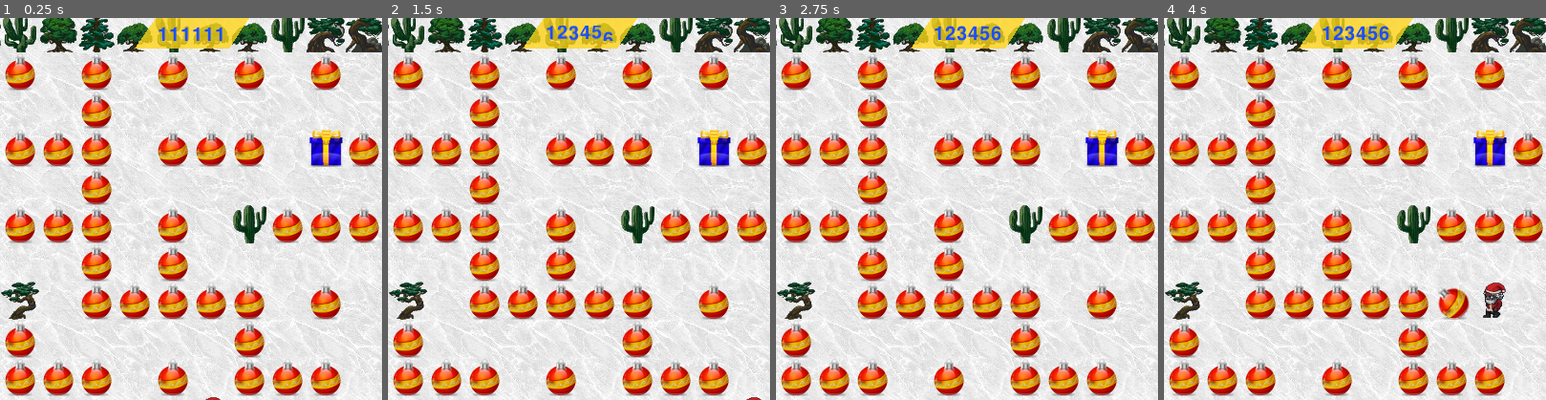
Above: before the commit, frames 1-4 (left to right).
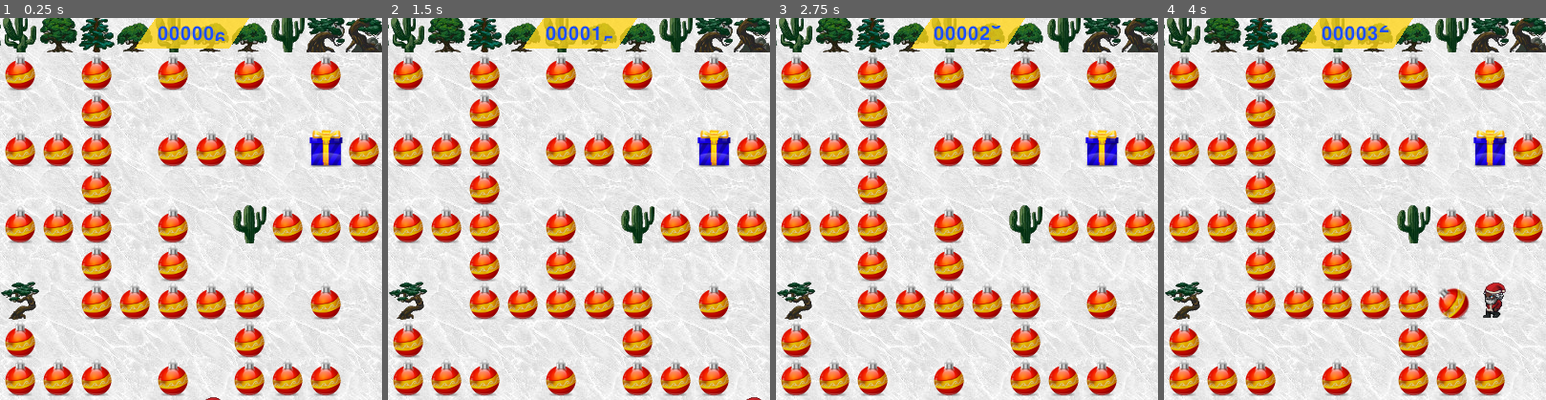
Above: after the commit, the same moments.

Repository: abasty/pingoo
Game: Godot game, scene res://test.tscn
Two runs of this game, one before a commit and one after it. Both use one fixed random seed, a clock stepped at 60 frames per second and the inputs below.
Inputs:
- Up to frame 1 (0.25 s): no input
- Up to frame 2 (1.5 s): hold Right (ui_right) 0.53-1.28 s; tap Space at 0.77 s; hold Down (ui_down) from 1.28 s (still down)
- Up to frame 3 (2.75 s): tap Space at 1.52 s; release Down (ui_down) at 2.03 s; hold Right (ui_right) from 2.03 s (still down)
- Up to frame 4 (4 s): tap Enter at 2.75 s; release Right (ui_right) at 2.78 s; hold Up (ui_up) 2.78-3.53 s; tap Space at 3.02, 3.77 s; hold Left (ui_left) from 3.53 s (still down)
The pictures show only the part of the screen within x 25-75%, y 0-50%; the shares and areas given below are measured in that part.

The runs differ from the first frame. In frame 1, 0.5% of the frame differs, in the area x 41-60%, y 2-6%; in frame 2, 0.4%; in frame 3, 0.4%; in frame 4, 0.4%.

Commit message:
Changed score animation

Diff:
--- a/score.gd
+++ b/score.gd
@@ -2,7 +2,7 @@
 
 @onready var digits = [ $p0, $p1, $p2, $p3, $p4, $p5 ]
 
-const speed = 100
+const speed = 600
 const DIGIT_HEIGHT = 26
 
 var target_value = 0
@@ -23,32 +23,49 @@
 func _ready():
 	value = 0
 	target_value = 123456
-# end func
+# end func _ready
 
 func _process(delta):
 	if value != target_value:
 		animate(delta)
 	# end if
-# end func
+# end func _process
 
 func animate(delta):
-	var target_value_copy = target_value
-	var changed = false
-	# for each digit, animate it to the target value
+	# Set rolling for all digits
+	var rolling = []
 	for i in range(digits.size()):
+		rolling.append(i == 0)
+	# end for
+
+	# Get digit values
+	var digit_values = []
+	for i in range(digits.size()):
+		digit_values.append(floor((digits[i].region_rect.position.y / DIGIT_HEIGHT)))
+	# end for
+
+	# for each digit, animate it to the next value
+	for i in range(digits.size()):
+		if !rolling[i]:
+			continue
+		# end if
 		var digit = digits[i]
-		var digit_value = floor(digit.region_rect.position.y / DIGIT_HEIGHT)
-		var target_digit_value = target_value_copy % 10
-		if digit_value != target_digit_value:
-			changed = true
-			digit.region_rect.position.y += speed * delta
-			if digit.region_rect.position.y >= 10 * DIGIT_HEIGHT:
-				digit.region_rect.position.y -= 10 * DIGIT_HEIGHT
+		digit.region_rect.position.y += speed * delta
+
+		# If digit has rolled over, reset it and roll the next digit
+		if digit.region_rect.position.y >= 10 * DIGIT_HEIGHT:
+			digit.region_rect.position.y -= 10 * DIGIT_HEIGHT
+			if i < digits.size() - 1: rolling[i + 1] = true
+		# end if
+
+		# If digit is not the first digit, compute rolling
+		if i != 0:
+			var digit_value = floor((digit.region_rect.position.y / DIGIT_HEIGHT))
+			# If digit value has changed, stop rolling
+			if digit_value != digit_values[i]:
+				rolling[i] = false
+				digit.region_rect.position.y = digit_value * DIGIT_HEIGHT
 			# end if
 		# end if
-		target_value_copy /= 10
 	# end for
-	if !changed:
-		value = target_value
-	# end if
-# end func
+# end func animate
